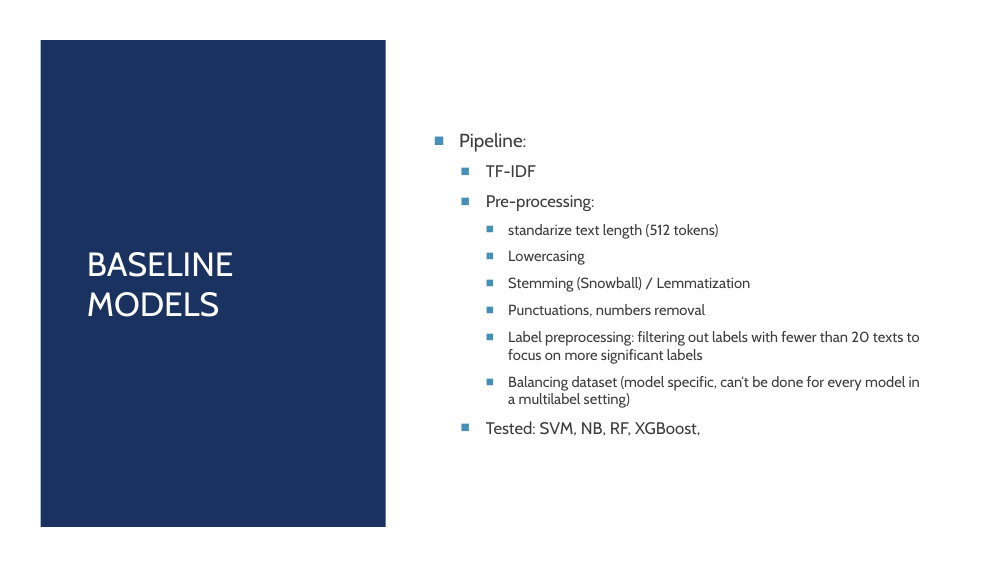
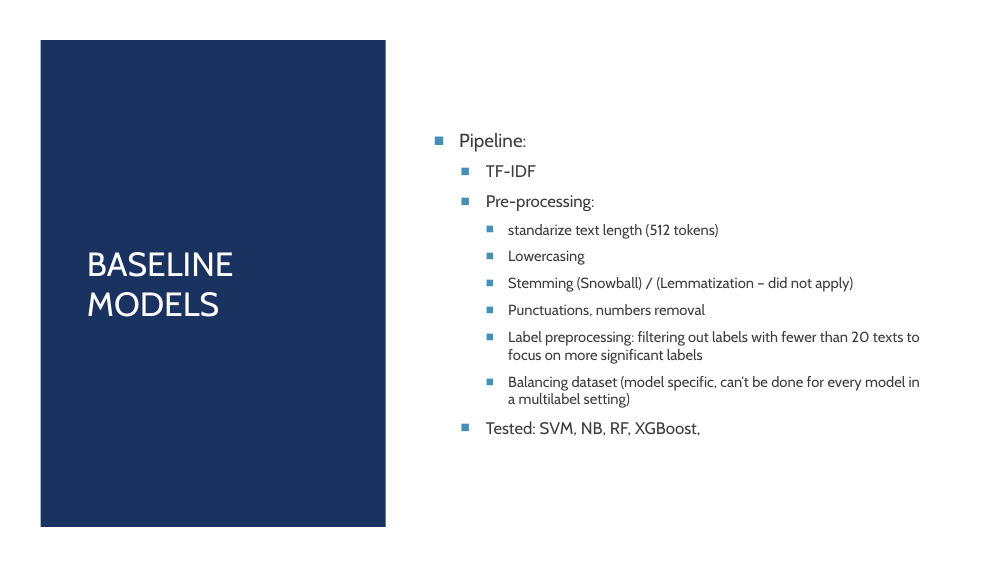
Before and after one commit to josefweibel/nlp-medical-project, a slide deck: slide 6 of presentations/Final Presentation.pptx. Drawn at 1008x567 pixels with LibreOffice and Linux fonts; fonts in the diff are those of the drawing. Boxes give left, top, right and bottom in pixels: in the first picture for what was removed or moved away, otherwise in the second. Text is boxed around its words. In the diff, an @@ line names an element or a change of style, - is before the commit and + after.

```diff
--- a/presentations/Final Presentation.pptx
+++ b/presentations/Final Presentation.pptx
@@ text at <box>508,277,853,292</box>: text changed @@
-    ■ Stemming (Snowball) / Lemmatization
+    ■ Stemming (Snowball) / (Lemmatization – did not apply)
```
Also in this commit, not shown: 1 other slide changed.
